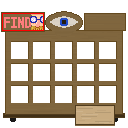
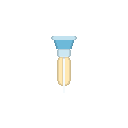
Two versions of the same layered image (128px x 128px). Layer-by-layer changes:
removed layer "Layer 7" over [30, 14, 43, 30]
added layer "Layer 10" above "Layer 8" over [51, 36, 77, 86]
painted on "Layer 8" over [51, 14, 125, 93]
removed layer "Layer 5" over [1, 12, 45, 32]
removed layer "Layer 3" over [2, 11, 126, 126]
removed layer "Layer 4" over [10, 116, 118, 122]
added layer "Layer 9" above "Layer 11" over [57, 55, 71, 86]
